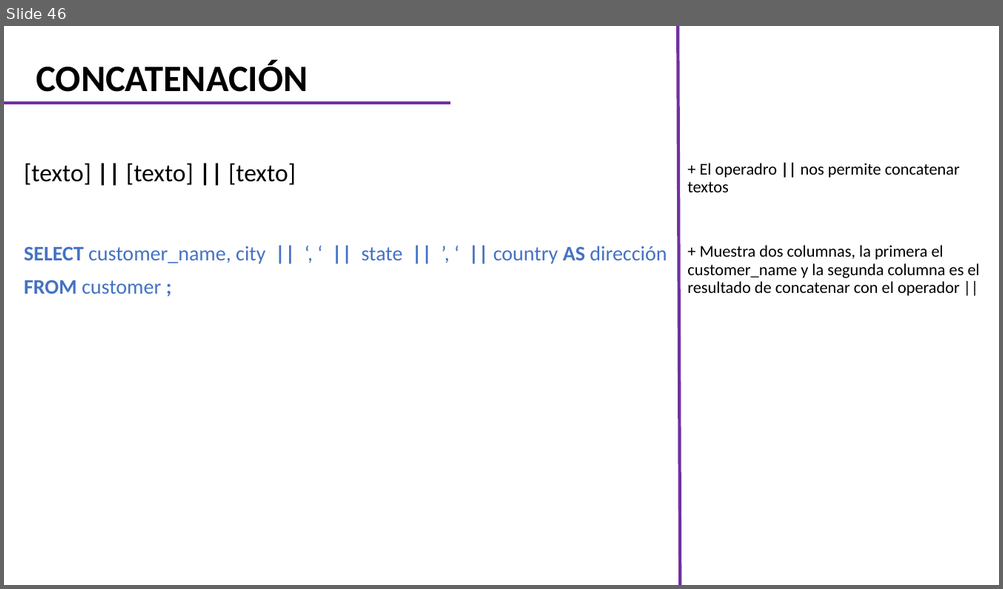
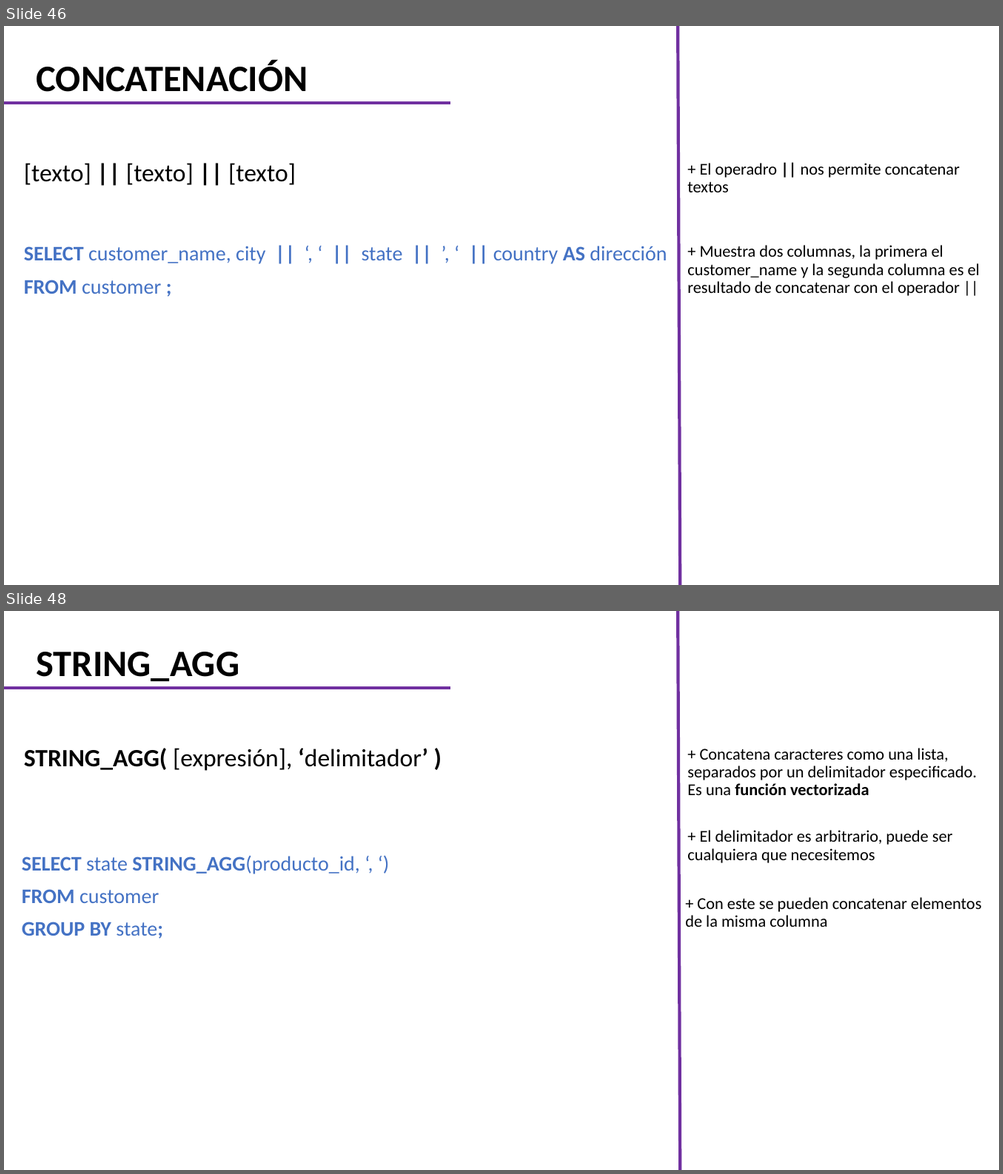
Before and after one commit to CarlosCamposs/Curso-AABD_SQL, a slide deck: Curso AABD-SQL (Notas).pptx. Shown one above the other, each under a label of ours: slide 46 before the commit, slides 46 and 48 after it; the slides between them are not shown. The pictures are 1003x589 and 1003x1174 pixels, drawn with LibreOffice and Linux fonts; fonts in the diff are those of the drawing. Boxes give left, top, right and bottom in pixels: in the first picture for what was removed or moved away, otherwise in the second. Text is boxed around its words. In the diff, an @@ line names an element or a change of style, - is before the commit and + after.

```diff
--- a/Curso AABD-SQL (Notas).pptx
+++ b/Curso AABD-SQL (Notas).pptx
@@ slide 48 added at (x1=4, y1=611, x2=999, y2=1170), background #FFFFFF @@
@@ line added from (680, 1170) to (677, 611), #7030A0 3 pt @@
@@ title added at (x1=37, y1=652, x2=239, y2=681), 36 pt, text #000000, bold @@
+STRING_AGG
@@ line added from (4, 689) to (450, 689), #7030A0 3 pt @@
@@ subtitle added at (x1=24, y1=748, x2=428, y2=771), 24 pt, text #000000 @@
+STRING_AGG( [expresión], ‘delimitador’ )
@@ text added at (x1=687, y1=748, x2=976, y2=795), 16 pt, text #000000 @@
++ Concatena caracteres como una lista, separados por un delimitador especificado. Es una función vectorizada
@@ text added at (x1=687, y1=830, x2=953, y2=863), 16 pt, text #000000 @@
++ El delimitador es arbitrario, puede ser cualquiera que necesitemos
@@ text added at (x1=22, y1=856, x2=360, y2=939), 20 pt, text #4472C4 @@
+SELECT state STRING_AGG(producto_id, ‘, ‘)
+FROM customer
+GROUP BY state;
@@ text added at (x1=685, y1=897, x2=982, y2=927), 16 pt, text #000000 @@
++ Con este se pueden concatenar elementos de la misma columna
```
Also in this commit, not shown: 5 other slides added.
